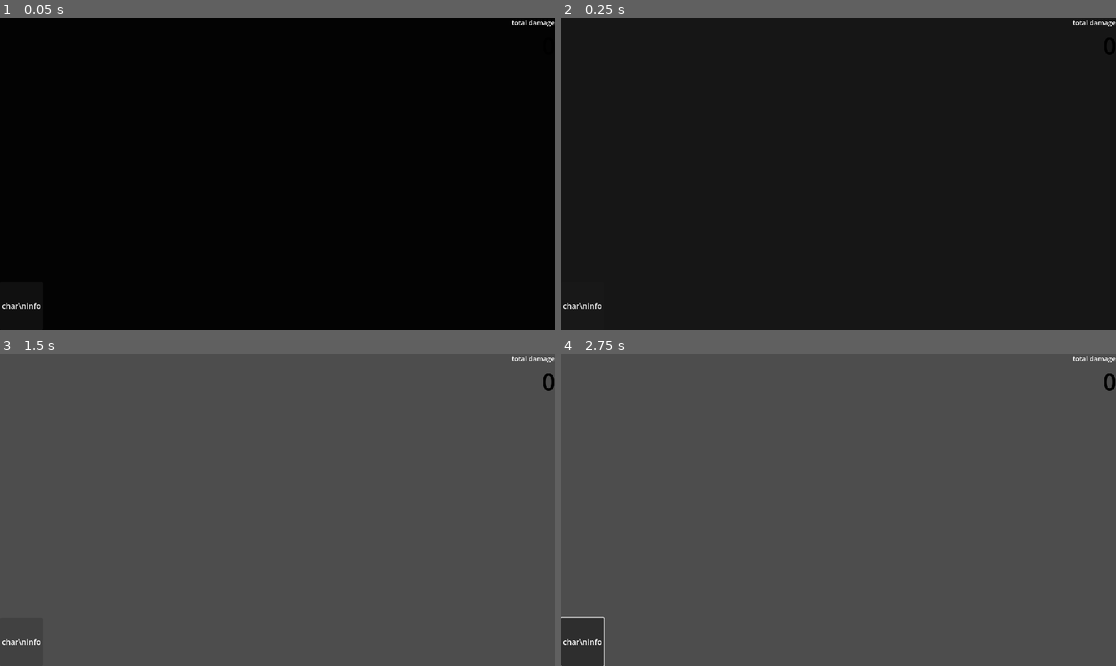
Above: before the commit, frames 1-4 (two rows, left to right).
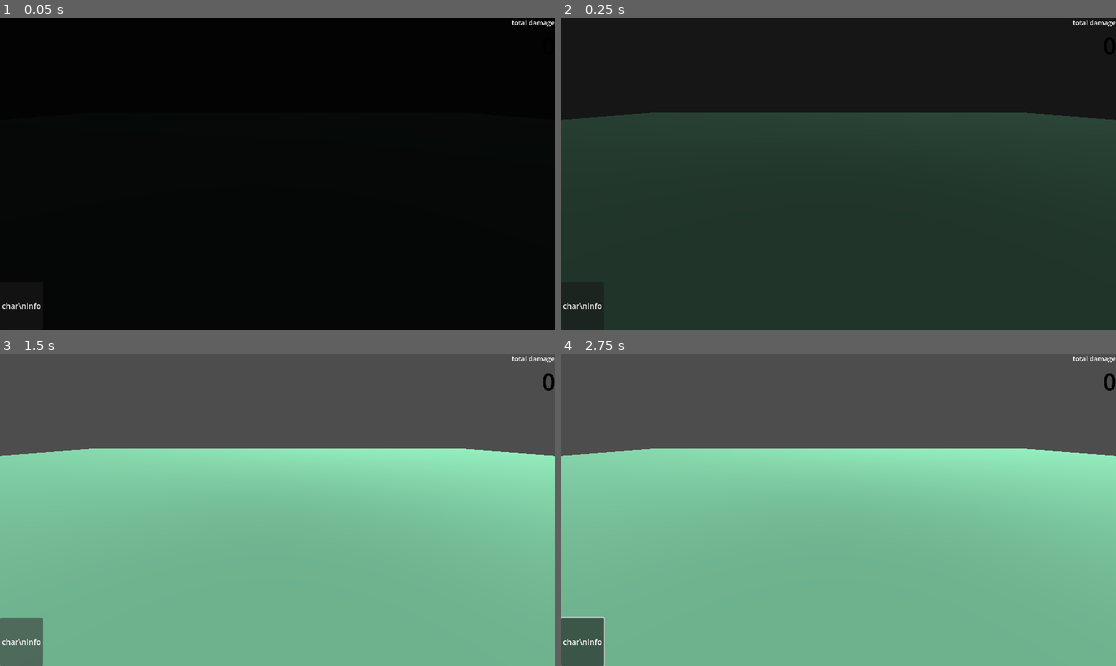
Above: after the commit, the same moments.

Repository: entomma/Mabiyasa
Game: Godot game, scene res://Scenes/Battle.tscn
The game is run twice, just before and just after one commit, with the same random seed, the same clock (stepped at 60 frames per second) and the same inputs. This scene is started directly instead of the project's main scene.
Inputs (mouse positions are in pixels of both pictures, inside the frame that each line leads up to):
- Up to frame 1 (0.05 s): no input
- Up to frame 2 (0.25 s): no input
- Up to frame 3 (1.5 s): move the mouse to (399, 494) at 0.52 s; hold Right (ui_right) 0.53-1.25 s; click (399, 494) at 0.67 s; click "char\ninfo" at 1.25 s
- Up to frame 4 (2.75 s): tap Enter at 2 s; move the mouse to (727, 525) at 2.02 s; hold Down (ui_down) from 2.03 s (still down)

The runs differ from the first frame. In frame 2, 68% of the frame differs, in the area x 0-100%, y 30-100%; in frame 3, 69%; in frame 4, 69%.
Error before the commit: Out of bounds get index '0' (on base: 'Array') (res://Scripts/Battle.gd:292)
Error after the commit: Out of bounds get index '0' (on base: 'Array') (res://Scripts/Battle.gd:297)

Commit message:
somehow working battle scene

Diff:
--- a/Scripts/Battle.gd
+++ b/Scripts/Battle.gd
@@ -74,6 +74,11 @@
 	draw_hand()
 	start_battle()
 
+	# FIX: Ensure camera is positioned correctly to see the battle
+	if camera:
+		camera.position = Vector3(0, 3, 8)
+		camera.look_at(Vector3(0, 0, 0), Vector3.UP)
+
 func setup_card_panel_background():
 	# Make card panel semi-transparent dark instead of pitch black
 	var style = StyleBoxFlat.new()
@@ -636,9 +641,11 @@
 		turn_order_ui.add_child(lbl)
 
 func setup_battle_sprites():
-	# Clear old sprites from Background
+	# FIX: Only remove character sprites, preserve the background mesh
 	for child in $Background.get_children():
-		child.queue_free()
+		# Only delete nodes that are character sprites, not the mesh
+		if child.name.begins_with("player_") or child.name.begins_with("enemy_") or child.name.begins_with("Placeholder_") or child.name.begins_with("Enemy_"):
+			child.queue_free()
 
 	# Spawn player characters
 	for i in range(GameManager.player_party.size()):
@@ -664,6 +671,9 @@
 	if instance.has_method("setup"):
 		instance.setup(data, side)
 
+	# FIX: Make characters bigger
+	instance.scale = Vector3(2.5, 2.5, 2.5)
+
 	if side == "player":
 		instance.position = Vector3(-4 + (index * 2.5), 0, 0)
 	else:
@@ -693,6 +703,10 @@
 	frames.add_frame("idle", tex)
 	sprite.sprite_frames = frames
 	sprite.animation = "idle"
+
+	# FIX: Make enemy bigger
+	sprite.scale = Vector3(3, 3, 1)
+
 	$Background.add_child(sprite)
 
 func create_placeholder(data: CharacterData, index: int, side: String):
@@ -728,4 +742,7 @@
 	else:
 		sprite.position = Vector3(4, 0, 0)
 
+	# FIX: Make placeholder bigger
+	sprite.scale = Vector3(3, 3, 1)
+
 	$Background.add_child(sprite)
